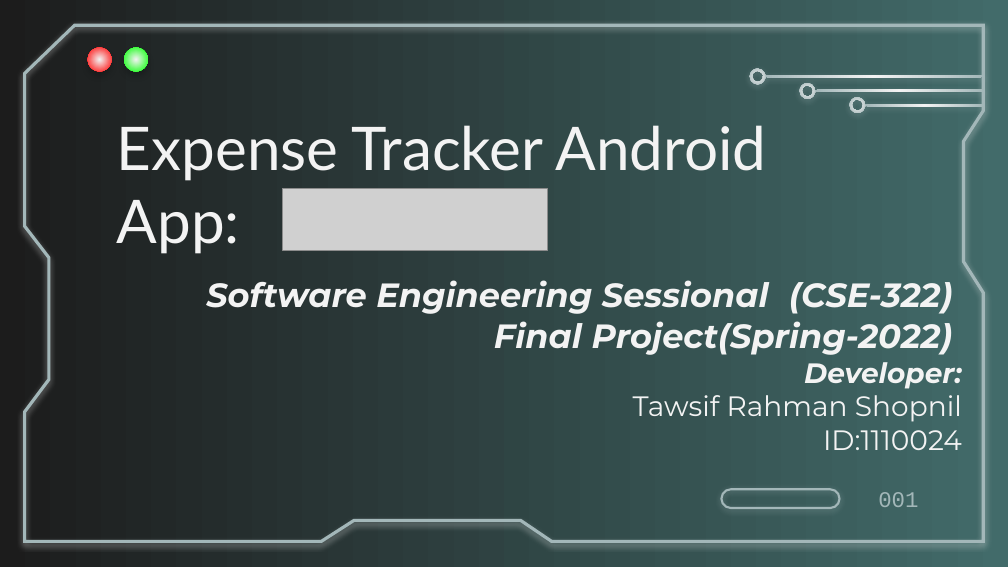
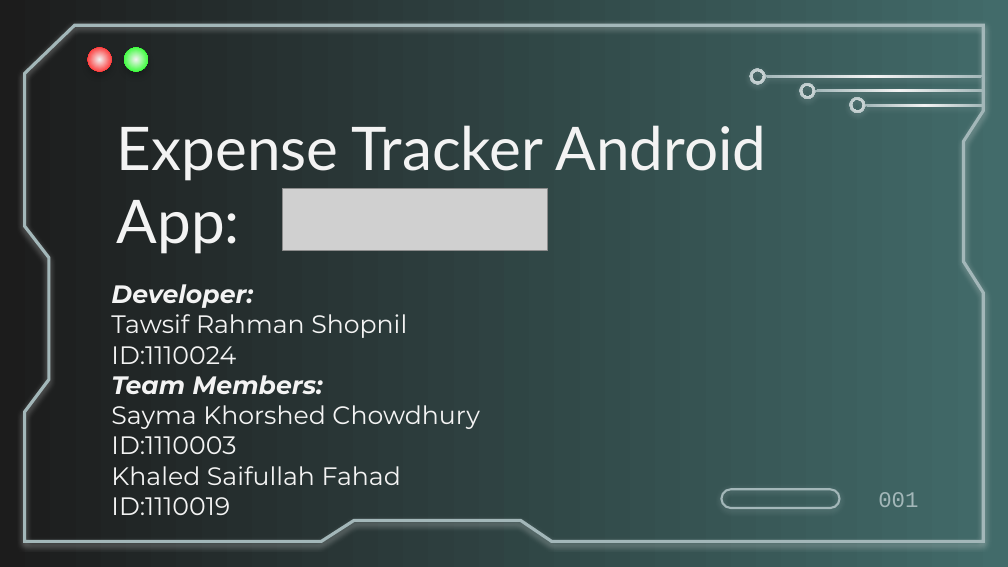
Before and after one commit to tawsif-rahman-shopnil/pocket_hishab_apk, a slide deck: slide 1 of App Presentation.pptx. Drawn at 1008x567 pixels with LibreOffice and Linux fonts; fonts in the diff are those of the drawing; grey boxes stand for pictures. Boxes give left, top, right and bottom in pixels: in the first picture for what was removed or moved away, otherwise in the second. Text is boxed around its words. In the diff, an @@ line names an element or a change of style, - is before the commit and + after.

```diff
--- a/App Presentation.pptx
+++ b/App Presentation.pptx
@@ subtitle at bbox=[111, 284, 407, 364]: size 20 to 18 pt in "Developer:", "Tawsif Rahman Shopnil", "ID:1110024"; alignment right to left @@
@@ subtitle "Developer:": place and size @@
-subtitle "Developer:" at bbox=[206, 280, 962, 450]
+subtitle "Developer:" at bbox=[111, 284, 480, 515]
@@ subtitle at bbox=[206, 280, 953, 355]: paragraphs removed @@
-Software Engineering Sessional (CSE-322)
-Final Project(Spring-2022)
@@ subtitle at bbox=[111, 375, 480, 515]: paragraphs added @@
+Team Members:
+Sayma Khorshed Chowdhury
+ID:1110003
+Khaled Saifullah Fahad
+ID:1110019
```
Also in this commit, not shown: 1 other slide changed.
